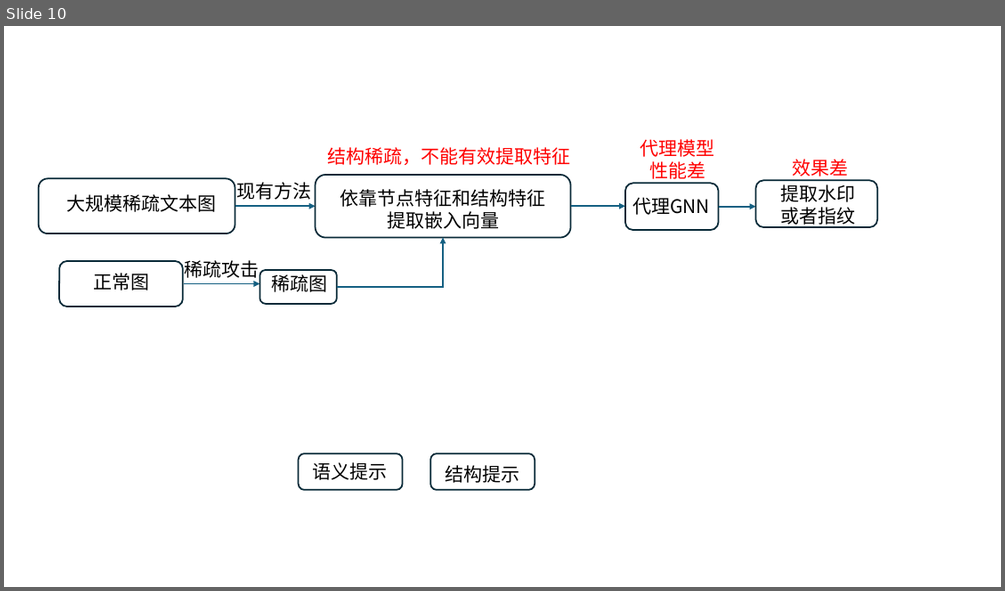
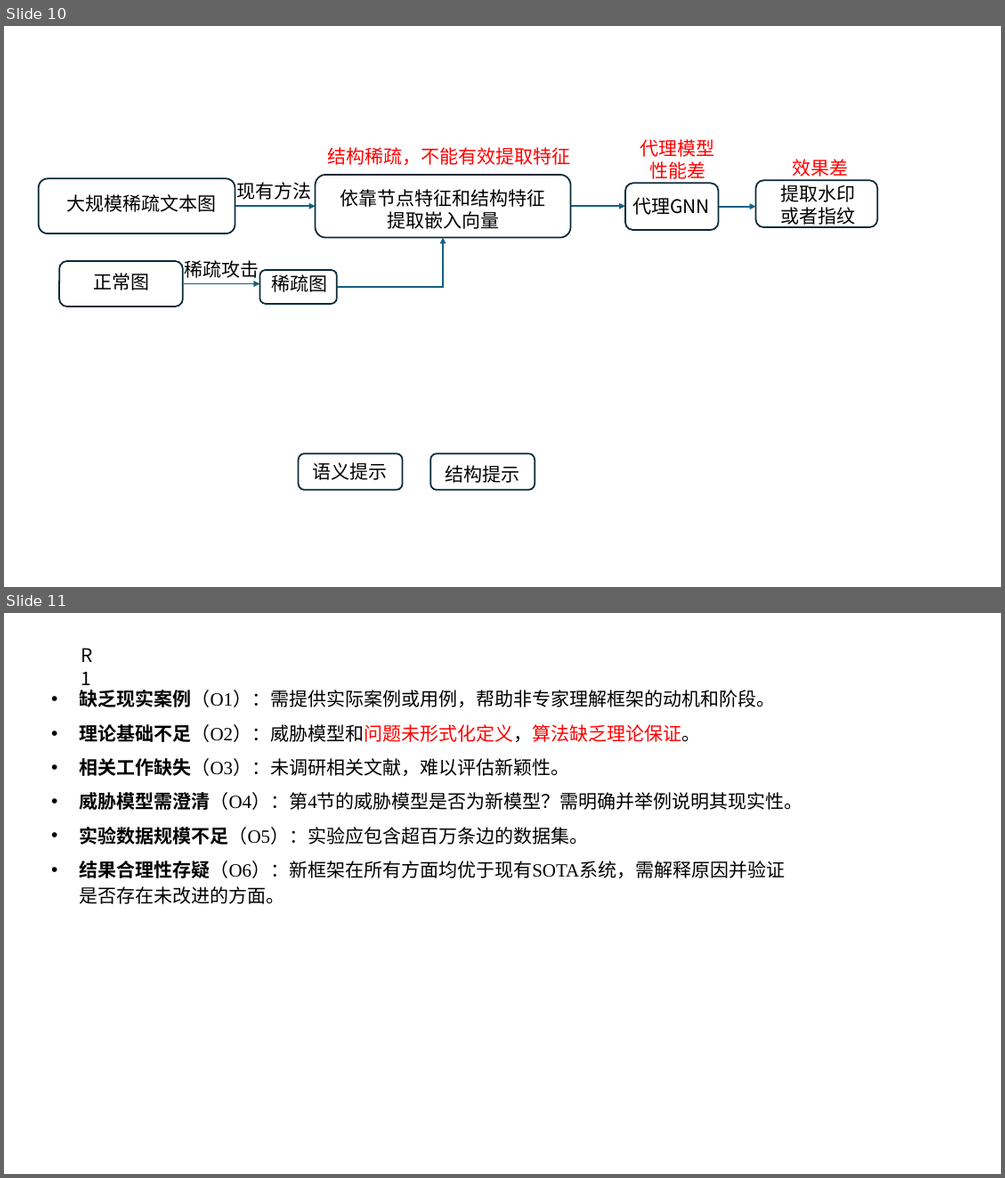
Before and after one commit to renhai1/text-graph-dov, a slide deck: 2025-08-14.pptx. Shown one above the other, each under a label of ours: slide 10 before the commit, slides 10 and 11 after it. The pictures are 1005x591 and 1005x1178 pixels, drawn with LibreOffice and Linux fonts; fonts in the diff are those of the drawing. Boxes give left, top, right and bottom in pixels: in the first picture for what was removed or moved away, otherwise in the second. Text is boxed around its words. In the diff, an @@ line names an element or a change of style, - is before the commit and + after.

```diff
--- a/2025-08-14.pptx
+++ b/2025-08-14.pptx
@@ slide 11 added at (4,613,1001,1174), background #FFFFFF @@
@@ text added at (73,641,109,671), 18 pt, text #000000 @@
+R1
@@ text added at (80,690,803,904), 18 pt, text #000000 @@
+• 缺乏现实案例（O1）：需提供实际案例或用例，帮助非专家理解框架的动机和阶段。
+• 理论基础不足（O2）：威胁模型和问题未形式化定义，算法缺乏理论保证。
+• 相关工作缺失（O3）：未调研相关文献，难以评估新颖性。
+• 威胁模型需澄清（O4）：第4节的威胁模型是否为新模型？需明确并举例说明其现实性。
+• 实验数据规模不足（O5）：实验应包含超百万条边的数据集。
+• 结果合理性存疑（O6）：新框架在所有方面均优于现有SOTA系统，需解释原因并验证是否存在未改进的方面。
```
Also in this commit, not shown: 2 other slides added, 1 other file.
